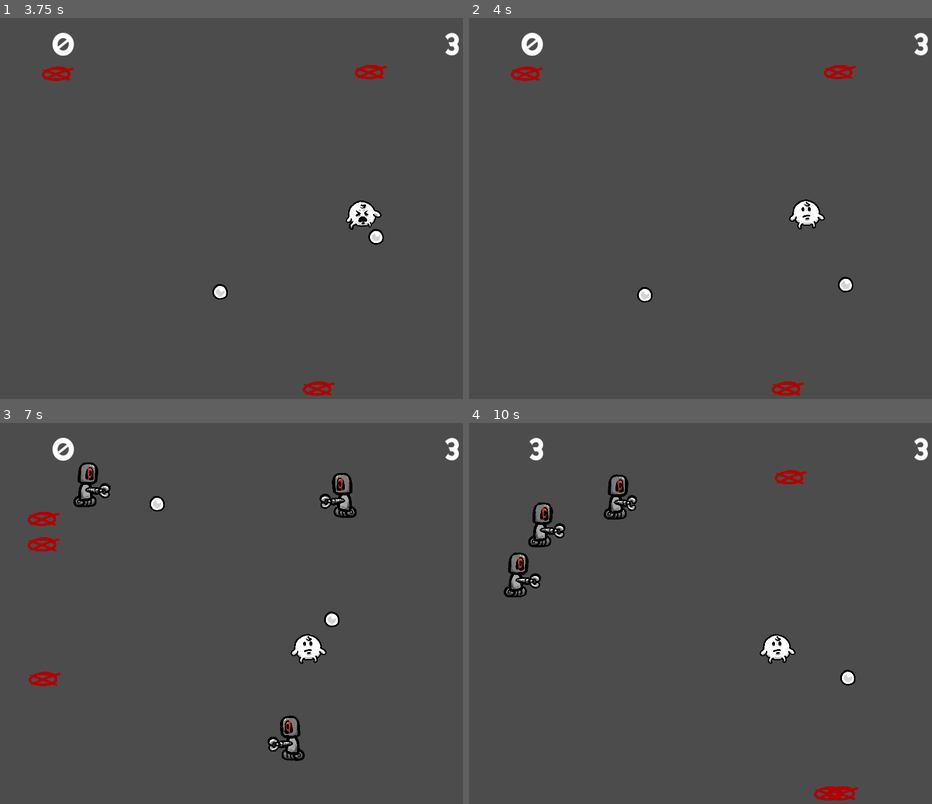
Above: before the commit, frames 1-4 (two rows, left to right).
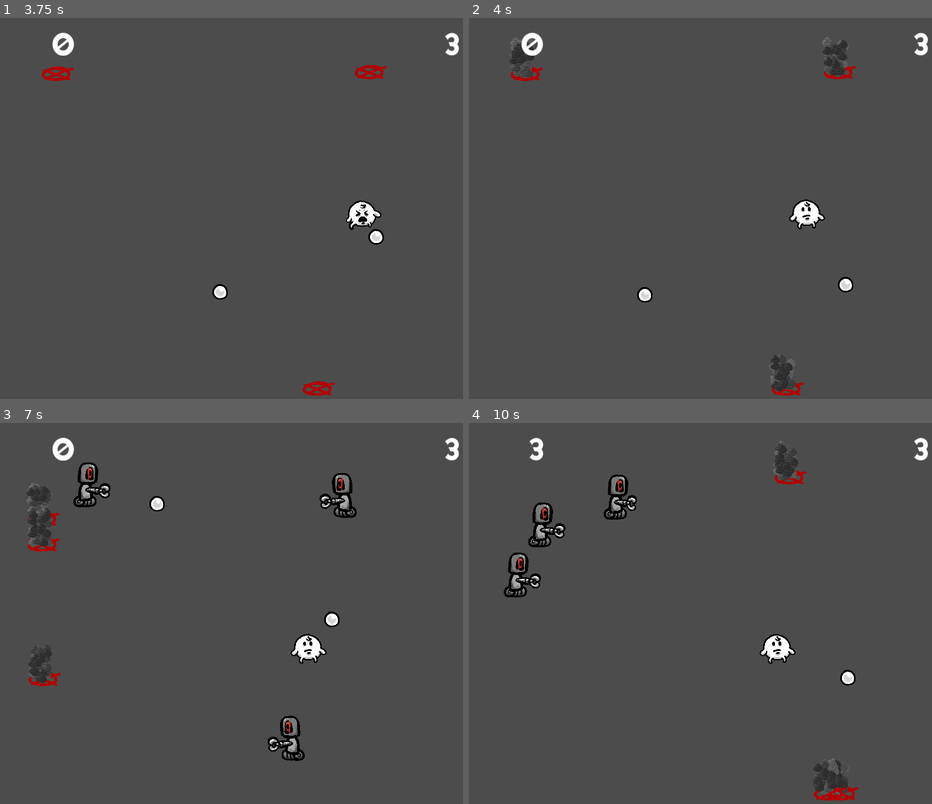
Above: after the commit, the same moments.

Repository: ashtrail/pew_godot
Game: Godot game, scene res://levels/Main.tscn
Two runs of this game, one before a commit and one after it. Both use one fixed random seed, a clock stepped at 60 frames per second and the inputs below.
Inputs (mouse positions are in pixels of both pictures, inside the frame that each line leads up to):
- Up to frame 1 (3.75 s): move the mouse to (337, 193) at 0.52 s; hold Right (ui_right) 0.53-1.28 s; click (337, 193) at 0.6 s; move the mouse to (138, 235) at 1.27 s; hold Down (ui_down) 1.28-2.03 s; click (138, 235) at 1.35 s; move the mouse to (282, 128) at 2.02 s; hold Right (ui_right) 2.03-2.78 s; click (282, 128) at 2.1 s; move the mouse to (212, 292) at 2.77 s; hold Up (ui_up) 2.78-3.53 s; click (212, 292) at 2.85 s; move the mouse to (375, 273) at 3.52 s; hold Left (ui_left) from 3.53 s (still down); click (375, 273) at 3.6 s
- Up to frame 2 (4 s): keep holding Left (ui_left)
- Up to frame 3 (7 s): move the mouse to (92, 560) at 4.27 s; click (92, 560) at 4.35 s; move the mouse to (259, 617) at 5.02 s; release Left (ui_left) at 5.03 s; hold Down (ui_down) 5.03-5.78 s; click (259, 617) at 5.1 s; move the mouse to (166, 522) at 5.77 s; hold Right (ui_right) 5.78-6.53 s; click (166, 522) at 5.85 s; move the mouse to (337, 598) at 6.52 s; hold Up (ui_up) from 6.53 s (still down); click (337, 598) at 6.6 s
- Up to frame 4 (10 s): move the mouse to (607, 640) at 7.27 s; release Up (ui_up) at 7.28 s; hold Right (ui_right) 7.28-8.03 s; click (607, 640) at 7.35 s; move the mouse to (751, 533) at 8.02 s; hold Down (ui_down) 8.03-8.78 s; click (751, 533) at 8.1 s; move the mouse to (681, 697) at 8.77 s; hold Left (ui_left) 8.78-9.53 s; click (681, 697) at 8.85 s; move the mouse to (844, 678) at 9.52 s; hold Up (ui_up) from 9.53 s (still down); click (844, 678) at 9.6 s

Frame 1 is identical in both runs. In frame 2, 0.7% of the frame differs, in the area x 8-82%, y 5-98%; in frame 3, 0.6%; in frame 4, 0.5%.

Commit message:
Add smoke particle effect on enemy spawn

Diff:
--- a/entities/Enemy.tscn
+++ b/entities/Enemy.tscn
@@ -9,6 +9,7 @@
 [ext_resource path="res://sprites/enemy/enemy_hand_bottom-plier.png" type="Texture" id=7]
 [ext_resource path="res://sprites/enemy/enemy_hand_top-plier.png" type="Texture" id=8]
 [ext_resource path="res://sprites/enemy/spawn.png" type="Texture" id=9]
+[ext_resource path="res://sprites/smoke.png" type="Texture" id=10]
 
 [sub_resource type="Animation" id=1]
 
@@ -167,6 +168,83 @@
 "update": 1,
 "values": [ false, true ]
 }
+tracks/3/type = "value"
+tracks/3/path = NodePath("SmokeExplosion:emitting")
+tracks/3/interp = 1
+tracks/3/loop_wrap = true
+tracks/3/imported = false
+tracks/3/enabled = true
+tracks/3/keys = {
+"times": PoolRealArray( 0.9 ),
+"transitions": PoolRealArray( 1 ),
+"update": 1,
+"values": [ true ]
+}
+
+[sub_resource type="Gradient" id=3]
+
+offsets = PoolRealArray( 0.0015083, 0.170437, 0.526395, 0.838612, 1 )
+colors = PoolColorArray( 0.328125, 0.328125, 0.328125, 1, 0.621094, 0.621094, 0.621094, 1, 0.875, 0.875, 0.875, 1, 0.997213, 0.997213, 0.997213, 0.173857, 1, 1, 1, 0.15502 )
+
+[sub_resource type="GradientTexture" id=4]
+
+flags = 4
+gradient = SubResource( 3 )
+width = 2048
+
+[sub_resource type="Curve" id=5]
+
+min_value = 0.0
+max_value = 1.0
+bake_resolution = 100
+_data = [ Vector2( 0.00284481, 0.969308 ), 0.0, 0.0, 0, 0, Vector2( 0.997667, 0.429136 ), 0.0, 0.0, 0, 0 ]
+
+[sub_resource type="CurveTexture" id=6]
+
+flags = 4
+width = 2048
+curve = SubResource( 5 )
+
+[sub_resource type="ParticlesMaterial" id=7]
+
+render_priority = 0
+trail_divisor = 1
+emission_shape = 2
+emission_box_extents = Vector3( 90, 50, 1 )
+flag_align_y = false
+flag_rotate_y = false
+flag_disable_z = true
+spread = 40.0
+flatness = 0.0
+gravity = Vector3( 0, 200, 0 )
+initial_velocity = 250.0
+initial_velocity_random = 0.0
+angular_velocity = 0.0
+angular_velocity_random = 0.0
+orbit_velocity = 0.0
+orbit_velocity_random = 0.0
+linear_accel = 0.0
+linear_accel_random = 0.0
+radial_accel = 0.0
+radial_accel_random = 0.0
+tangential_accel = 0.0
+tangential_accel_random = 0.0
+damping = 42.27
+damping_random = 0.0
+angle = 0.0
+angle_random = 0.5
+scale = 1.0
+scale_random = 0.0
+scale_curve = SubResource( 6 )
+color_ramp = SubResource( 4 )
+hue_variation = 1.0
+hue_variation_random = 0.0
+anim_speed = 0.0
+anim_speed_random = 0.0
+anim_offset = 0.0
+anim_offset_random = 0.0
+anim_loop = false
+_sections_unfolded = [ "Angle", "Color", "Emission Shape", "Flags", "Gravity", "Initial Velocity", "Scale", "Spread", "Trail" ]
 
 [node name="Enemy" type="Area2D" index="0"]
 
@@ -195,7 +273,6 @@
 
 [node name="CollisionPolygon2D" type="CollisionPolygon2D" parent="." index="1"]
 
-visible = false
 position = Vector2( 1.35895, -0.452988 )
 build_mode = 0
 polygon = PoolVector2Array( -45.4907, -134.808, -25.5593, -149.757, 29.7048, -150.663, 60.5078, -127.561, 67.3026, -31. …(270 unchanged characters)…
@@ -268,6 +345,30 @@
 texture = ExtResource( 9 )
 _sections_unfolded = [ "Visibility" ]
 
+[node name="SmokeExplosion" type="Particles2D" parent="." index="5"]
+
+position = Vector2( 5.37659, 9.51247 )
+rotation = -1.5708
+emitting = false
+amount = 100
+lifetime = 0.3
+one_shot = true
+preprocess = 0.0
+speed_scale = 1.0
+explosiveness = 0.5
+randomness = 0.0
+fixed_fps = 0
+fract_delta = true
+visibility_rect = Rect2( -100, -100, 200, 200 )
+local_coords = false
+draw_order = 0
+process_material = SubResource( 7 )
+texture = ExtResource( 10 )
+normal_map = null
+h_frames = 1
+v_frames = 1
+_sections_unfolded = [ "Drawing", "Process Material", "Textures", "Time" ]
+
 [connection signal="area_entered" from="." to="." method="_on_Enemy_area_entered"]
 
 [connection signal="body_entered" from="." to="." method="_on_Enemy_body_entered"]
Not shown: 1 places in entities/Enemy.tscn that only renumber resources
Binary file added: sprites/smoke.png
Not shown, added: sprites/smoke.png.import
